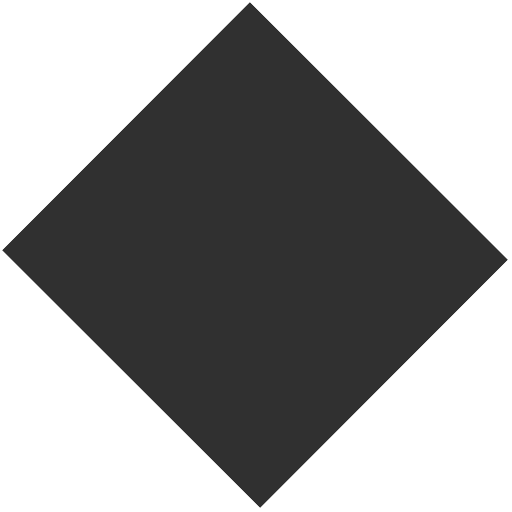
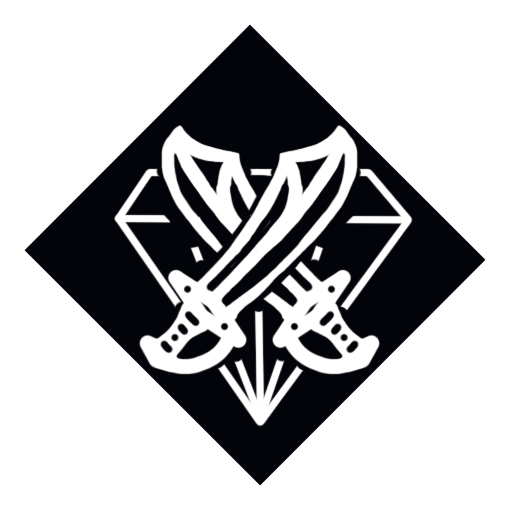
Before/after of a 512×512 layered artwork. What changed in the layer stack:
hid "Layer 4" over (2, 2, 508, 508)
added layer "Layer 11" above "Layer 12" over (138, 124, 381, 376)
added layer "Layer 12" above "Layer 10" over (113, 168, 413, 427)
showed "Layer 1" over (2, 2, 508, 508)